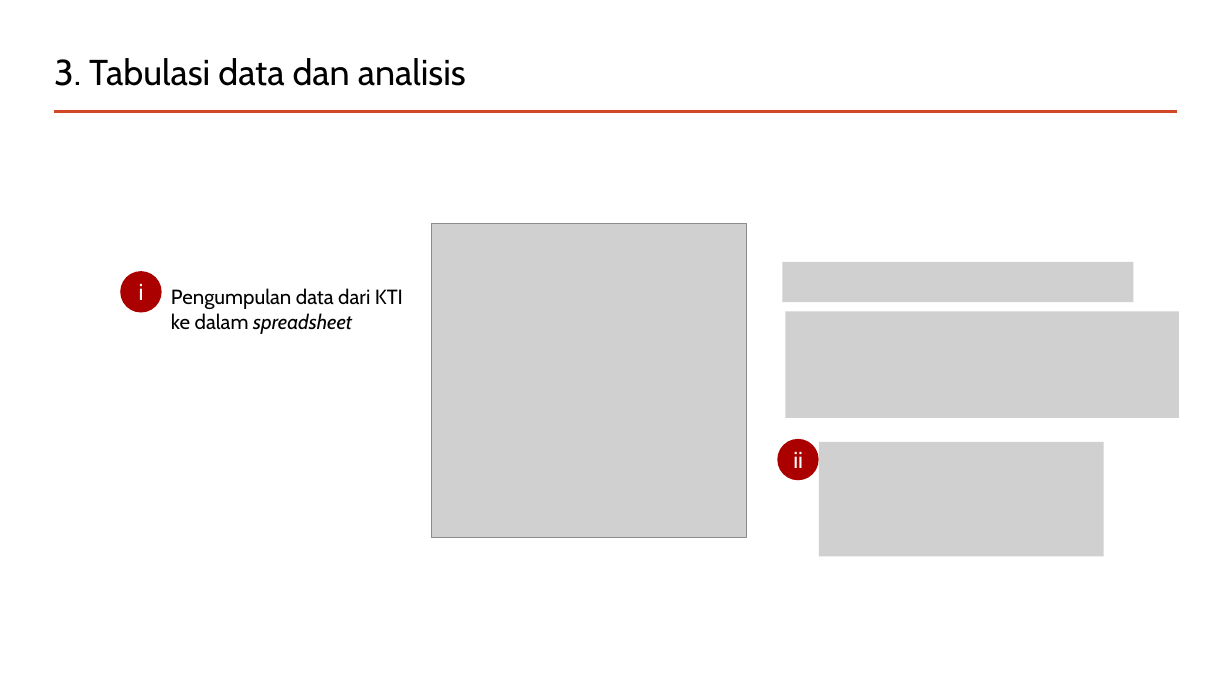
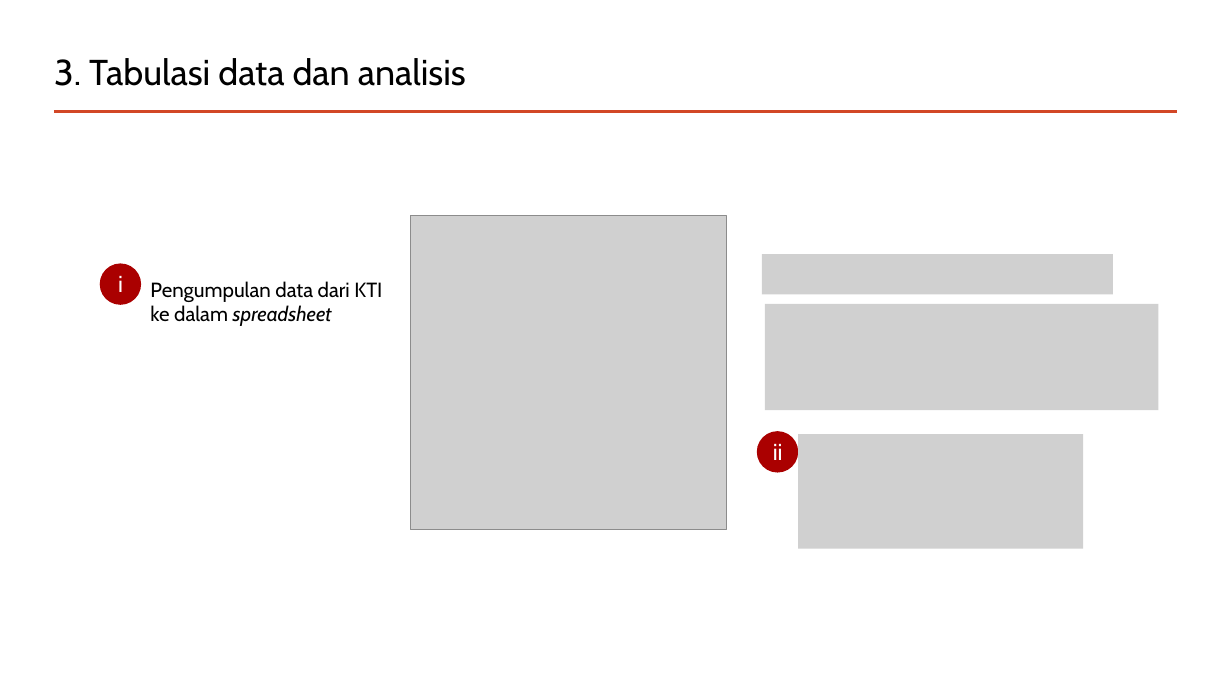
Before and after one commit to mohammad-miftakhus-sholikin/pelatihan-2020-metal, a slide deck: slide 9 of ch3_reference/Presentation_2022__Sholikin.pptx. Drawn at 1232x693 pixels with LibreOffice and Linux fonts; fonts in the diff are those of the drawing; grey boxes stand for pictures. Boxes give left, top, right and bottom in pixels: in the first picture for what was removed or moved away, otherwise in the second. Text is boxed around its words. In the diff, an @@ line names an element or a change of style, - is before the commit and + after.

```diff
--- a/ch3_reference/Presentation_2022__Sholikin.pptx
+++ b/ch3_reference/Presentation_2022__Sholikin.pptx
@@ 3 pictures, 3 texts, 1 ellipse: place and size @@
-3 pictures, 3 texts, 1 ellipse at (120, 224, 1134, 556)
+3 pictures, 3 texts, 1 ellipse at (100, 215, 1114, 549)
@@ picture: place and size @@
-picture at (786, 311, 1179, 418)
+picture at (765, 304, 1159, 410)
@@ ellipse: place and size @@
-ellipse at (777, 439, 819, 481)
+ellipse at (757, 432, 799, 473)
```
Also in this commit, not shown: 7 other slides changed, 6 slides added, 5 other files.
